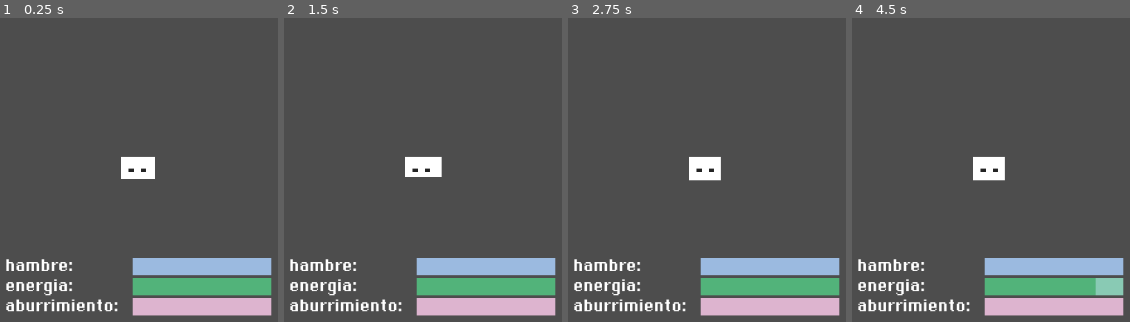
Above: before the commit, frames 1-4 (left to right).
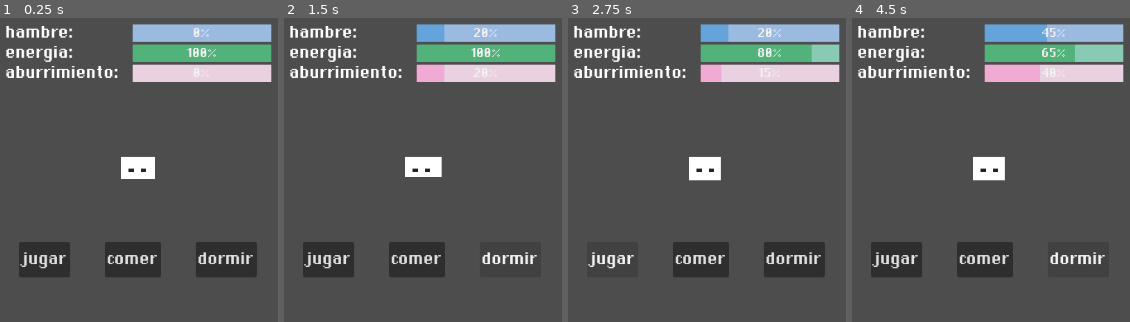
Above: after the commit, the same moments.

Repository: eugeama/Tamagotchi-Alfaro-Fazzito-Gillig
Game: Godot game, scene res://escenas/habitacion.tscn
The game is run twice, just before and just after one commit, with the same random seed, the same clock (stepped at 60 frames per second) and the same inputs. The project has no main scene, so this scene is started directly.
Inputs (mouse positions are in pixels of both pictures, inside the frame that each line leads up to):
- Up to frame 1 (0.25 s): no input
- Up to frame 2 (1.5 s): click (417, 261) at 0.5 s, where only the run after the commit has a clickable "comer"; click (509, 261) at 1.25 s, where only the run after the commit has a clickable "dormir"
- Up to frame 3 (2.75 s): click (612, 261) at 2 s, where only the run after the commit has a clickable "jugar"
- Up to frame 4 (4.5 s): click (896, 261) at 2.75 s, where only the run after the commit has a clickable "jugar"; click (985, 261) at 3.5 s, where only the run after the commit has a clickable "comer"; click (1077, 261) at 4.25 s, where only the run after the commit has a clickable "dormir"

The runs differ from the first frame. In frame 1, 26% of the frame differs, in the area x 2-98%, y 1-99%; in frame 2, 25%; in frame 3, 25%; in frame 4, 25%.

Commit message:
botones de cada acción + estados que cambian con timer

Diff:
--- a/tamagotchi/escenas/habitacion.tscn
+++ b/tamagotchi/escenas/habitacion.tscn
@@ -17,7 +17,7 @@
 bg_color = Color(0.31962708, 0.7038019, 0.47824866, 1)
 
 [sub_resource type="StyleBoxFlat" id="StyleBoxFlat_yaufk"]
-bg_color = Color(0.8671565, 0.70785487, 0.81297135, 1)
+bg_color = Color(0.9184593, 0.8191213, 0.8823943, 1)
 
 [sub_resource type="StyleBoxFlat" id="StyleBoxFlat_bcmsc"]
 bg_color = Color(0.9414763, 0.66610634, 0.8252193, 1)
@@ -27,74 +27,109 @@
 [node name="mascota" parent="." unique_id=1085864667 instance=ExtResource("1_xpk0y")]
 position = Vector2(552, 297.00003)
 
-[node name="interfazEstados" type="CanvasLayer" parent="." unique_id=255994594]
+[node name="interfaz" type="CanvasLayer" parent="." unique_id=255994594]
 script = ExtResource("2_pb0dd")
 
-[node name="VBoxContainer" type="VBoxContainer" parent="interfazEstados" unique_id=801540865]
+[node name="VBoxContainer" type="VBoxContainer" parent="interfaz" unique_id=801540865]
 anchors_preset = 12
 anchor_top = 1.0
 anchor_right = 1.0
 anchor_bottom = 1.0
 offset_left = 4.0
-offset_top = -245.0
-offset_bottom = -82.0
+offset_top = -588.0
+offset_bottom = -412.0
 grow_horizontal = 2
 grow_vertical = 0
 size_flags_horizontal = 4
 alignment = 1
 
-[node name="hambre" type="HBoxContainer" parent="interfazEstados/VBoxContainer" unique_id=1294069647]
+[node name="hambre" type="HBoxContainer" parent="interfaz/VBoxContainer" unique_id=1294069647]
 layout_mode = 2
 theme_override_constants/separation = 80
 alignment = 1
 
-[node name="Label" type="Label" parent="interfazEstados/VBoxContainer/hambre" unique_id=454861323]
+[node name="Label" type="Label" parent="interfaz/VBoxContainer/hambre" unique_id=454861323]
 layout_mode = 2
 size_flags_horizontal = 8
 theme_override_fonts/font = ExtResource("3_oeohs")
 text = "hambre: "
 
-[node name="ProgressBar" type="ProgressBar" parent="interfazEstados/VBoxContainer/hambre" unique_id=1473626987]
+[node name="ProgressBar" type="ProgressBar" parent="interfaz/VBoxContainer/hambre" unique_id=1473626987]
 custom_minimum_size = Vector2(200, 25)
 layout_mode = 2
 theme_override_fonts/font = ExtResource("3_oeohs")
+theme_override_font_sizes/font_size = 12
 theme_override_styles/background = SubResource("StyleBoxFlat_oeohs")
 theme_override_styles/fill = SubResource("StyleBoxFlat_ul666")
-value = 100.0
-show_percentage = false
 
-[node name="energia" type="HBoxContainer" parent="interfazEstados/VBoxContainer" unique_id=1729593080]
+[node name="energia" type="HBoxContainer" parent="interfaz/VBoxContainer" unique_id=1729593080]
 layout_mode = 2
 theme_override_constants/separation = 80
 alignment = 1
 
-[node name="Label" type="Label" parent="interfazEstados/VBoxContainer/energia" unique_id=231997097]
+[node name="Label" type="Label" parent="interfaz/VBoxContainer/energia" unique_id=231997097]
 layout_mode = 2
 theme_override_fonts/font = ExtResource("3_oeohs")
 text = "energia: "
 
-[node name="ProgressBar" type="ProgressBar" parent="interfazEstados/VBoxContainer/energia" unique_id=636530665]
+[node name="ProgressBar" type="ProgressBar" parent="interfaz/VBoxContainer/energia" unique_id=636530665]
 custom_minimum_size = Vector2(200, 25)
 layout_mode = 2
+theme_override_fonts/font = ExtResource("3_oeohs")
+theme_override_font_sizes/font_size = 12
 theme_override_styles/background = SubResource("StyleBoxFlat_sn746")
 theme_override_styles/fill = SubResource("StyleBoxFlat_p0hbn")
 value = 100.0
-show_percentage = false
 
-[node name="aburrimiento" type="HBoxContainer" parent="interfazEstados/VBoxContainer" unique_id=1719516196]
+[node name="aburrimiento" type="HBoxContainer" parent="interfaz/VBoxContainer" unique_id=1719516196]
 layout_mode = 2
 theme_override_constants/separation = 20
 alignment = 1
 
-[node name="Label" type="Label" parent="interfazEstados/VBoxContainer/aburrimiento" unique_id=1935913604]
+[node name="Label" type="Label" parent="interfaz/VBoxContainer/aburrimiento" unique_id=1935913604]
 layout_mode = 2
 theme_override_fonts/font = ExtResource("3_oeohs")
 text = "aburrimiento:"
 
-[node name="ProgressBar" type="ProgressBar" parent="interfazEstados/VBoxContainer/aburrimiento" unique_id=1939090100]
+[node name="ProgressBar" type="ProgressBar" parent="interfaz/VBoxContainer/aburrimiento" unique_id=1939090100]
 custom_minimum_size = Vector2(200, 25)
 layout_mode = 2
+theme_override_fonts/font = ExtResource("3_oeohs")
+theme_override_font_sizes/font_size = 12
 theme_override_styles/background = SubResource("StyleBoxFlat_yaufk")
 theme_override_styles/fill = SubResource("StyleBoxFlat_bcmsc")
-value = 100.0
-show_percentage = false
+
+[node name="HBoxContainer" type="HBoxContainer" parent="interfaz" unique_id=980693042]
+anchors_preset = -1
+anchor_left = 0.5
+anchor_top = 0.68700004
+anchor_right = 0.5
+anchor_bottom = 0.68700004
+offset_left = -171.0
+offset_top = -25.176025
+offset_right = 172.0
+offset_bottom = 25.823975
+grow_horizontal = 2
+grow_vertical = 2
+theme_override_constants/separation = 50
+alignment = 1
+
+[node name="jugar" type="Button" parent="interfaz/HBoxContainer" unique_id=920889043]
+layout_mode = 2
+theme_override_fonts/font = ExtResource("3_oeohs")
+text = "jugar
+"
+
+[node name="comer" type="Button" parent="interfaz/HBoxContainer" unique_id=28925444]
+layout_mode = 2
+theme_override_fonts/font = ExtResource("3_oeohs")
+text = "comer"
+
+[node name="dormir" type="Button" parent="interfaz/HBoxContainer" unique_id=1169005187]
+layout_mode = 2
+theme_override_fonts/font = ExtResource("3_oeohs")
+text = "dormir"
+
+[connection signal="pressed" from="interfaz/HBoxContainer/jugar" to="interfaz" method="_on_jugar_pressed"]
+[connection signal="pressed" from="interfaz/HBoxContainer/comer" to="interfaz" method="_on_comer_pressed"]
+[connection signal="pressed" from="interfaz/HBoxContainer/dormir" to="interfaz" method="_on_dormir_pressed"]
--- a/tamagotchi/escenas/mascota.tscn
+++ b/tamagotchi/escenas/mascota.tscn
@@ -79,7 +79,7 @@
 [node name="animacionOjos" type="AnimationPlayer" parent="ojos" unique_id=532369279]
 
 [node name="Timer" type="Timer" parent="." unique_id=1495420839]
-wait_time = 5.0
+wait_time = 3.0
 autostart = true
 
 [connection signal="timeout" from="Timer" to="." method="_on_timer_timeout"]
--- a/tamagotchi/scripts/estadoMascota.gd
+++ b/tamagotchi/scripts/estadoMascota.gd
@@ -27,11 +27,7 @@
 func cambioAburrimiento(delta: float) -> void:
 	aburrimiento+=delta
 	if aburrimiento>maxPosible:
-		aburrimiento
+		aburrimiento=maxPosible
 	if aburrimiento<minPosible:
-		aburrimiento
+		aburrimiento=minPosible
 	cambioEstado.emit()
-func _ready() -> void:
-	#para probar si funciona variable globaaal
-	await get_tree().create_timer(3.0).timeout
-	cambioEnergia(-20.0)
--- a/tamagotchi/scripts/interfaz_estados.gd
+++ b/tamagotchi/scripts/interfaz_estados.gd
@@ -1,8 +1,9 @@
 extends CanvasLayer
+
+@onready var mascota:Node2D = get_node("/root/habitacion/mascota")
 @onready var barraHambre:ProgressBar=$VBoxContainer/hambre/ProgressBar
 @onready var barraEnergia:ProgressBar=$VBoxContainer/energia/ProgressBar
 @onready var barraAburrimiento:ProgressBar=$VBoxContainer/aburrimiento/ProgressBar
-
 
 func _ready() -> void:
 	EstadoMascota.cambioEstado.connect(actualizarBarras)
@@ -11,3 +12,10 @@
 	barraEnergia.value=EstadoMascota.energia
 	barraHambre.value=EstadoMascota.hambre
 	barraAburrimiento.value=EstadoMascota.aburrimiento
+
+func _on_jugar_pressed() -> void:
+	mascota.jugar()
+func _on_comer_pressed() -> void:
+	mascota.comer()
+func _on_dormir_pressed() -> void:
+	mascota.dormir()
--- a/tamagotchi/scripts/mascota.gd
+++ b/tamagotchi/scripts/mascota.gd
@@ -1,8 +1,46 @@
 extends Node2D
 @onready var animacion: AnimationPlayer = $AnimationPlayer
+@onready var timer: Timer = $Timer
+
+const perdidaEnergia=5.0
+const sumaHambre=10.0
+const sumaAburrimiento=10.0
 func _ready() -> void:
 	animacion.play("idle")
-
+	EstadoMascota.cambioEstado.connect(actualizarAnimacion)
 
 func _on_timer_timeout() -> void:
-	pass # Replace with function body.
+	EstadoMascota.cambioEnergia(-perdidaEnergia)
+	EstadoMascota.cambioHambre(+sumaHambre)
+	EstadoMascota.cambioAburrimiento(+sumaAburrimiento)
+func actualizarAnimacion() -> void:
+	#pass
+	"""
+	para cuando gtengamos los sprites chicoooos
+	var hambre=EstadoMascota.hambre
+	var energia=EstadoMascota.energia
+	var aburrimiento=EstadoMascota.aburrimiento
+
+	if hambre>50:
+		cambiarAnimacion("hambriento")
+	elif energia<50:
+		cambiarAnimacion("cansado")
+	elif aburrimiento>50:
+		cambiarAnimacion("aburrido")
+	else:
+		cambiarAnimacion("idle")
+		"""
+func cambiarAnimacion(nombre:String)-> void:
+	if animacion.current_animation!=nombre:
+		animacion.play(nombre)
+
+func dormir() -> void:
+	EstadoMascota.cambioEnergia(+10)
+	EstadoMascota.cambioHambre(+20)
+func comer() -> void:
+	EstadoMascota.cambioHambre(-5)
+	EstadoMascota.cambioAburrimiento(+20)
+func jugar() -> void:
+	#aca va el juegou
+	EstadoMascota.cambioAburrimiento(-5)
+	EstadoMascota.cambioEnergia(-20)
Not shown: 1 places in tamagotchi/escenas/habitacion.tscn that only renumber resources
Not shown: 1 places in tamagotchi/escenas/mascota.tscn that only renumber resources
